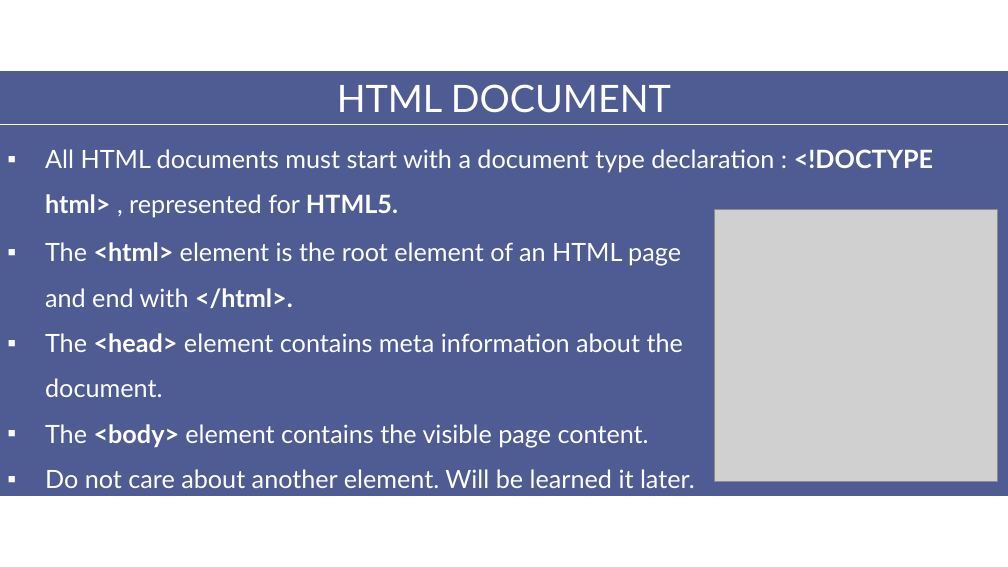
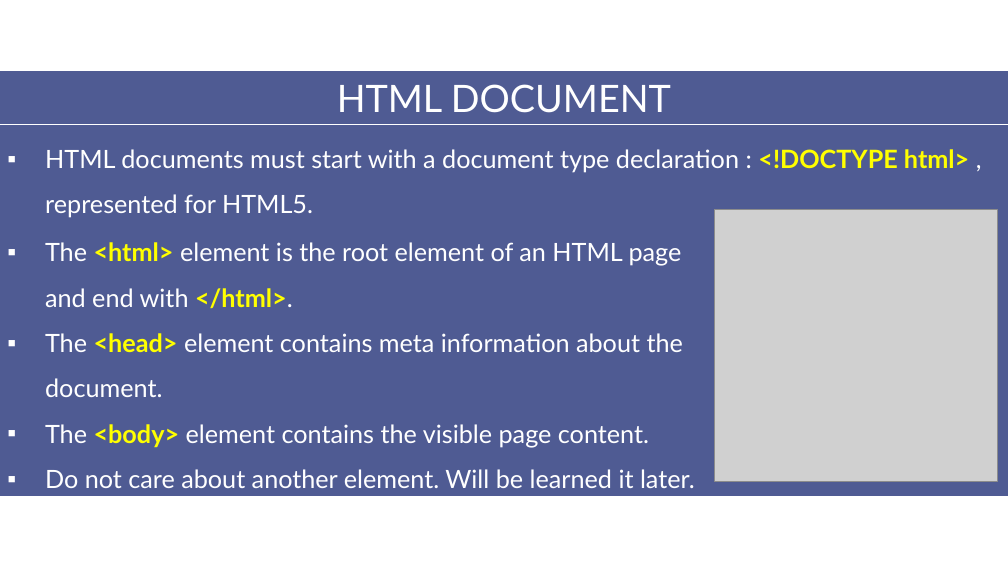
Before and after one commit to aptech-php/aptech-php-course, a slide deck: slide 4 of HTML-CSS-JS/slides/2-HTML.pptx. Drawn at 1008x567 pixels with LibreOffice and Linux fonts; fonts in the diff are those of the drawing; grey boxes stand for pictures. Boxes give left, top, right and bottom in pixels: in the first picture for what was removed or moved away, otherwise in the second. Text is boxed around its words. In the diff, an @@ line names an element or a change of style, - is before the commit and + after.

Commit message:
update html-css-js slides

```diff
--- a/HTML-CSS-JS/slides/2-HTML.pptx
+++ b/HTML-CSS-JS/slides/2-HTML.pptx
@@ text at [45, 149, 969, 218]: text changed @@
-▪ All HTML documents must start with a document type declaration : <!DOCTYPE html> , represented for HTML5.
+▪ HTML documents must start with a document type declaration : <!DOCTYPE html> , represented for HTML5.
@@ text at [45, 242, 683, 447]: text colour #FFFFFF to #FFFF00 in "<html> </html>.", "<head>", "<body>"; bold off in "</html>." @@
```
Also in this commit, not shown: 4 other slides changed, 8 slides added, 11 slides removed, 21 other files.
